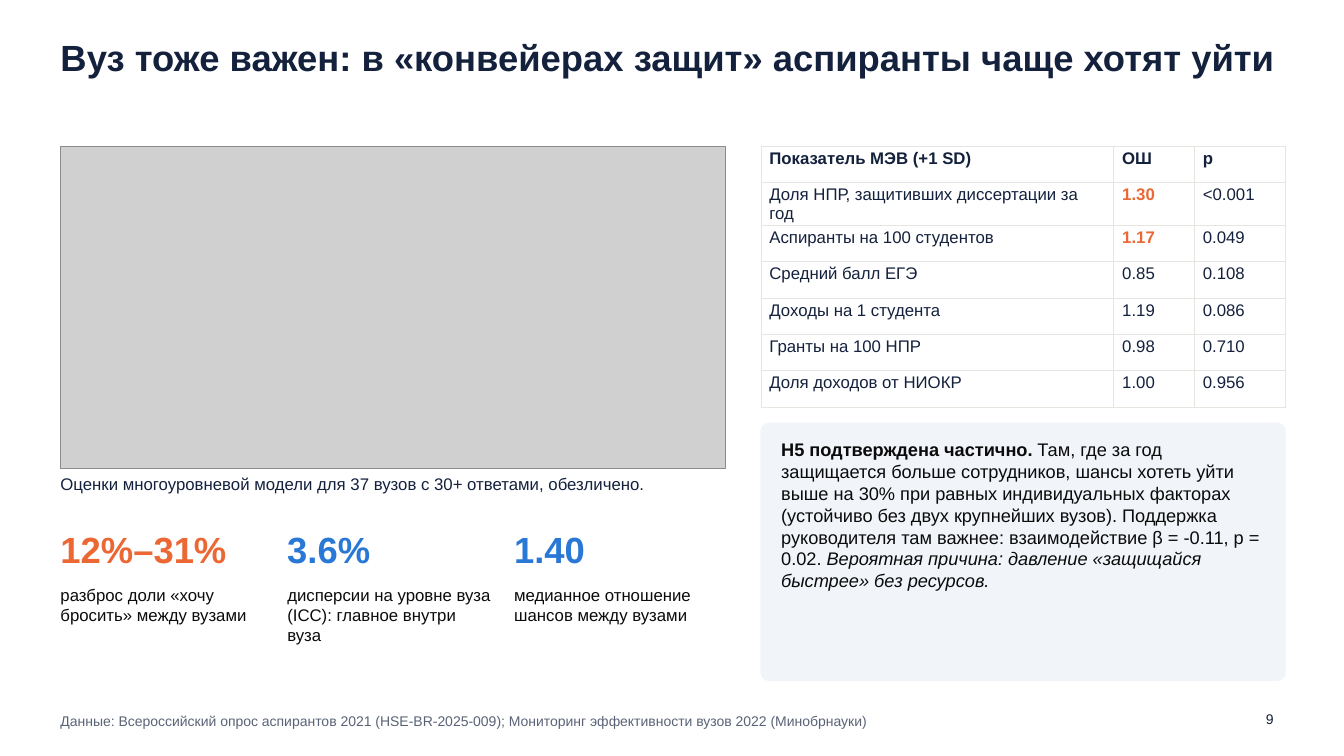
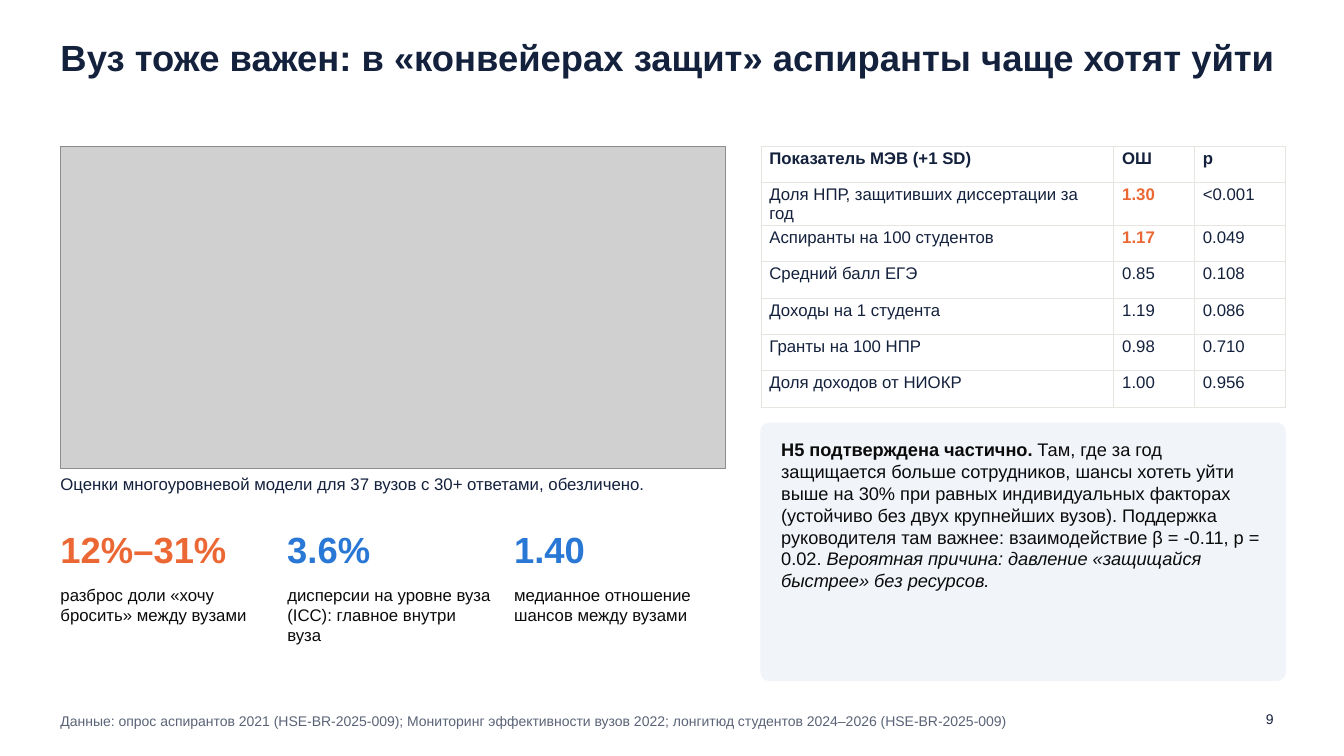
Before and after one commit to EgorChulanov/khakatonIVO, a slide deck: slide 9 of output/IVO2026_aspiranty_dropout.pptx. Drawn at 1344x756 pixels with LibreOffice and Linux fonts; fonts in the diff are those of the drawing; grey boxes stand for pictures. Boxes give left, top, right and bottom in pixels: in the first picture for what was removed or moved away, otherwise in the second. Text is boxed around its words. In the diff, an @@ line names an element or a change of style, - is before the commit and + after.

```diff
--- a/output/IVO2026_aspiranty_dropout.pptx
+++ b/output/IVO2026_aspiranty_dropout.pptx
@@ text at box(60, 716, 1007, 729): text changed @@
-Данные: Всероссийский опрос аспирантов 2021 (HSE-BR-2025-009); Мониторинг эффективности вузов 2022 (Минобрнауки)
+Данные: опрос аспирантов 2021 (HSE-BR-2025-009); Мониторинг эффективности вузов 2022; лонгитюд студентов 2024–2026 (HSE-BR-2025-009)
```
Also in this commit, not shown: 9 other slides changed, 8 other files.
